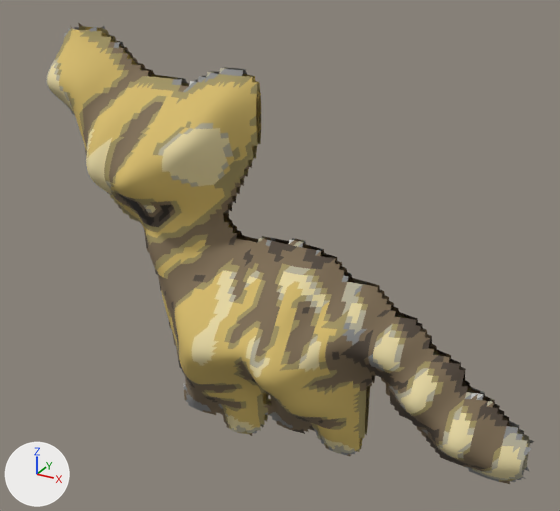
Two versions of the glTF model phaser-game/public/assets/models3d/wildcat.glb, one commit apart.
Both versions are drawn from a camera (50 mm lens) standing at (555.0, -1031.0, 893.0) and looking at (-12.0, 1.0, 377.0). The lights are fixed; the arrows at lower left show +X, +Y and +Z. The picture after the commit comes second. Vertices at exactly the same position are counted once.

Objects in the first picture: 'wildcat'.
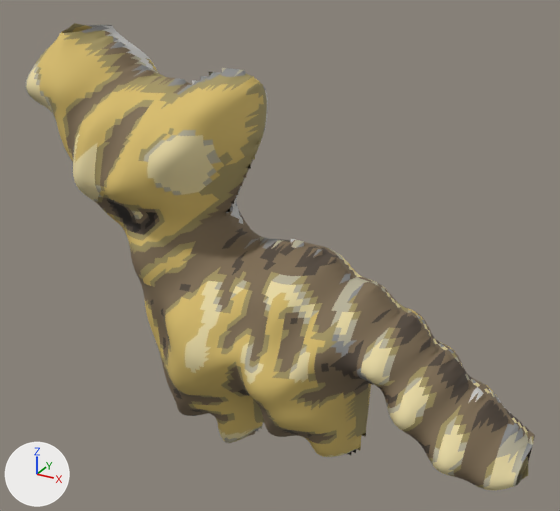
Boxes (x1, y1, x2, y2) around the edits, measured in the pictures (560 x 511 px):
'wildcat', reshaped: before (46, 23, 534, 484); after (25, 23, 535, 490)
part 1 of me_wildcat, rebuilt: before (46, 26, 531, 484); after (25, 23, 535, 490)
part 2 of me_wildcat, deleted (mostly hidden): before (74, 23, 534, 475)

What changed in the scene script:
```text
Change me_wildcat:
    used by ob_wildcat; location = (0.0, 0.0, 0.0)
    remove me_wildcat.from_pydata(...)  # 8864 vertices, 16788 faces; spans x -426.0..426.0, y -152.0..152.0, z 0.0..724.0
    add me_wildcat.from_pydata(...)  # 8412 vertices, 16723 faces; spans x -426.0..426.0, y -170.0..170.0, z 0.0..724.0
    me_wildcat part 1: the loose piece of 4432 vertices spanning x -426.0..426.0, y -152.0..-2.0, z 0.0..724.0 is rebuilt with 8412 vertices and now spans x -426.0..426.0, y -170.0..170.0, z 0.0..724.0
    me_wildcat part 2: the loose piece of 4432 vertices spanning x -426.0..426.0, y 2.0..152.0, z 0.0..724.0 is deleted
```
